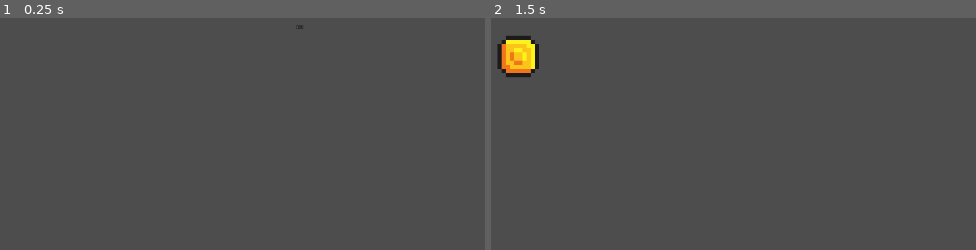
Above: before the commit, frames 1-2 (left to right).
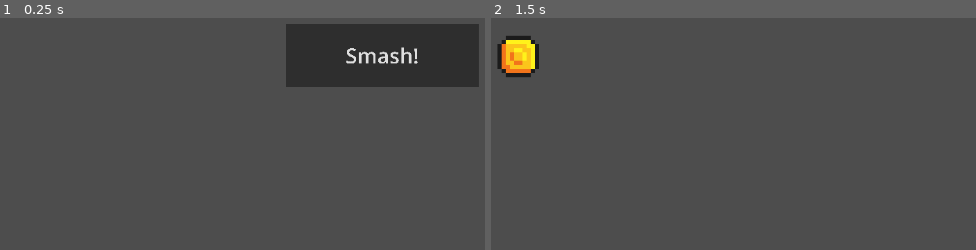
Above: after the commit, the same moments.

Repository: LuciproG/BeaverSmash
Game: Godot game, scene res://scenes/Main.tscn
Same seed, same stepped clock (60 frames per second), same inputs: the game is played once before the commit and once after it.
Inputs (mouse positions are in pixels of both pictures, inside the frame that each line leads up to):
- Up to frame 1 (0.25 s): no input
- Up to frame 2 (1.5 s): click "Smash!" at 0.5 s; tap Enter at 1.25 s; move the mouse to (777, 34) at 1.27 s; click (777, 34) at 1.42 s

The runs differ from the first frame. In frame 1, 11% of the frame differs, in the area x 58-99%, y 2-30%; in frame 2, nothing differs.

Commit message:
Update 0.03

Diff:
--- a/scenes/Main.tscn
+++ b/scenes/Main.tscn
@@ -20,11 +20,12 @@
 anchor_top = 0.5
 anchor_right = 1.0
 anchor_bottom = 0.5
-offset_left = -307.99988
-offset_top = -45.0
-offset_right = -243.99988
-offset_bottom = -14.0
+offset_left = -323.0
+offset_top = -47.0
+offset_right = 1509.4172
+offset_bottom = 553.47
 grow_horizontal = 0
 grow_vertical = 2
 scale = Vector2(0.151548, 0.151548)
+theme_override_font_sizes/font_size = 200
 text = "Smash!"
